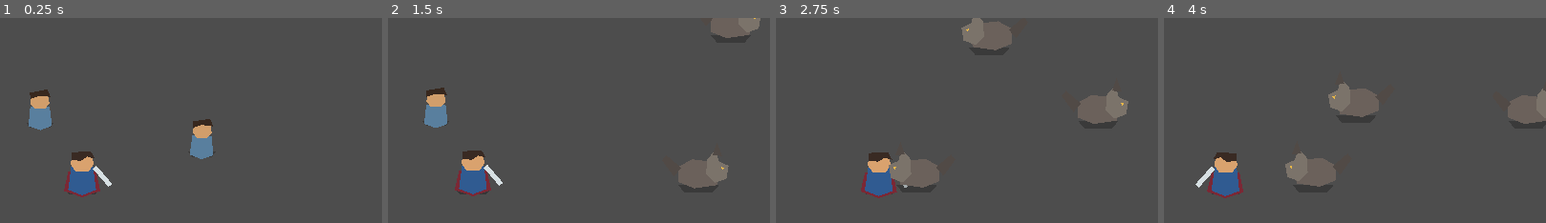
Above: before the commit, frames 1-4 (left to right).
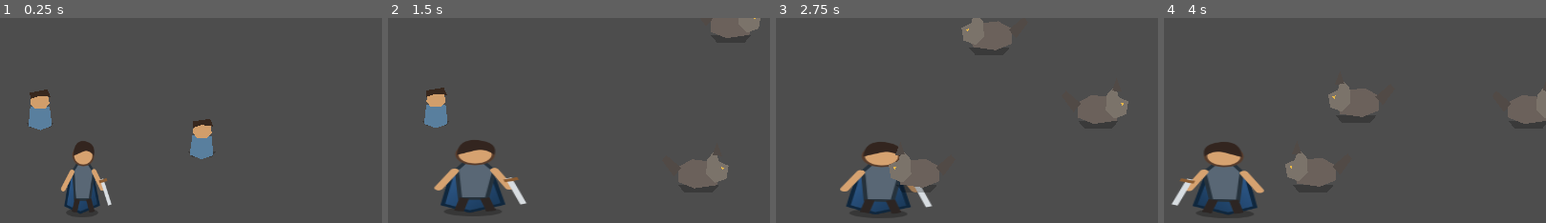
Above: after the commit, the same moments.

Repository: Surgaj/Aervalon
Game: Godot game, scene res://scenes/world/eryndor.tscn
The game is run twice, just before and just after one commit, with the same random seed, the same clock (stepped at 60 frames per second) and the same inputs.
Inputs (mouse positions are % of the whole screen's width and height, from its top left):
- Up to frame 1 (0.25 s): no input
- Up to frame 2 (1.5 s): tap Enter at 0.5 s; move the mouse to (72, 47) at 0.52 s; hold D (move_right) 0.53-1.25 s; tap Space (attack) at 0.6 s; click (72, 47) at 0.67 s; drag from (30, 58) to (58, 52) at 1.27 s
- Up to frame 3 (2.75 s): move the mouse to (60, 29) at 2.02 s; hold D (move_right) from 2.03 s (still down); tap Space (attack) at 2.1 s
- Up to frame 4 (4 s): release D (move_right) at 2.75 s; drag from (45, 73) to (20, 37) at 2.77 s; move the mouse to (80, 68) at 3.52 s; hold A (move_left) from 3.53 s (still down); tap Space (attack) at 3.6 s
The pictures show only the part of the screen within x 39-89%, y 14-64%; the shares and areas given below are measured in that part.

The runs differ from the first frame. In frame 1, 2.7% of the frame differs, in the area x 16-30%, y 60-96%; in frame 2, 4.6%; in frame 3, 4.1%; in frame 4, 4.6%, in the area x 2-27%, y 60-97%.
Error in both runs: Invalid assignment of property or key 'modulate' with value of type 'Color' on a base object of type 'null instance'. (res://scripts/eryndor.gd:16)

Commit message:
art: replace polygon actor visual with textured Sprite2D

Diff:
--- a/scenes/actors/player.tscn
+++ b/scenes/actors/player.tscn
@@ -1,5 +1,6 @@
-[gd_scene load_steps=4 format=3]
+[gd_scene load_steps=5 format=3]
 [ext_resource path="res://scripts/player.gd" type="Script" id="1"]
+[ext_resource path="res://assets/aervalon/characters/hero_idle.svg" type="Texture2D" id="99"]
 [sub_resource type="CapsuleShape2D" id="Capsule"]
 radius=12.0
 height=30.0
@@ -9,26 +10,14 @@
 collision_layer=2
 collision_mask=1
 script=ExtResource("1")
-[node name="Shadow" type="Polygon2D" parent="."]
-polygon=PackedVector2Array(-17,13,17,13,12,19,-12,19)
-color=Color(0,0,0,0.3)
-[node name="Visual" type="Node2D" parent="."]
-[node name="Cloak" type="Polygon2D" parent="Visual"]
-polygon=PackedVector2Array(-13,-3,13,-3,17,15,0,21,-17,15)
-color=Color(0.486,0.157,0.208,1)
-[node name="Body" type="Polygon2D" parent="Visual"]
-polygon=PackedVector2Array(-10,-9,10,-9,13,14,0,19,-13,14)
-color=Color(0.192,0.357,0.569,1)
-[node name="Head" type="Polygon2D" parent="Visual"]
-polygon=PackedVector2Array(-8,-20,8,-20,11,-10,6,-3,-6,-3,-11,-10)
-color=Color(0.851,0.639,0.435,1)
-[node name="Hair" type="Polygon2D" parent="Visual"]
-polygon=PackedVector2Array(-10,-21,8,-22,12,-15,5,-17,-1,-13,-10,-14)
-color=Color(0.224,0.165,0.141,1)
-[node name="Sword" type="Polygon2D" parent="Visual"]
-polygon=PackedVector2Array(11,-3,15,-5,25,15,21,17)
-color=Color(0.847,0.882,0.894,1)
-rotation=-0.25
+[node name="Shadow" type="Sprite2D" parent="."]
+position = Vector2(0, 13)
+
+[node name="Visual" type="Sprite2D" parent="."]
+texture = ExtResource("99")
+position = Vector2(0, -55)
+scale = Vector2(0.55,0.55)
+
 [node name="CollisionShape2D" type="CollisionShape2D" parent="."]
 shape=SubResource("Capsule")
 [node name="AttackArea" type="Area2D" parent="."]
